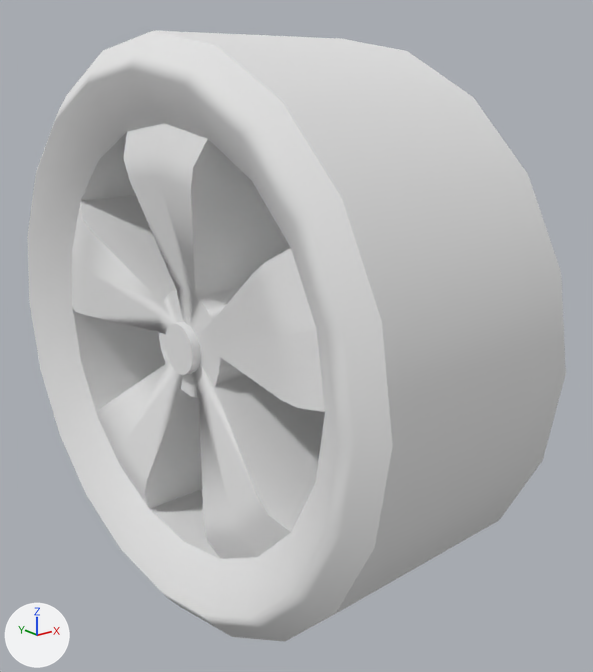
One commit to the OBJ model OpenGL/Models/car_rightfrontwheel.obj: the scene before it, then after it.
Rendered twice from a camera (50 mm lens) standing at (-1.088, -1.529, 0.57) and looking at (0.079, -0.069, -0.014). The lights are fixed; the arrows at lower left show +X, +Y and +Z. Where no turn or scale is listed for an object, it has been applied to the vertices.

Names of what the first picture shows: 'car_rightfrontwheel'.
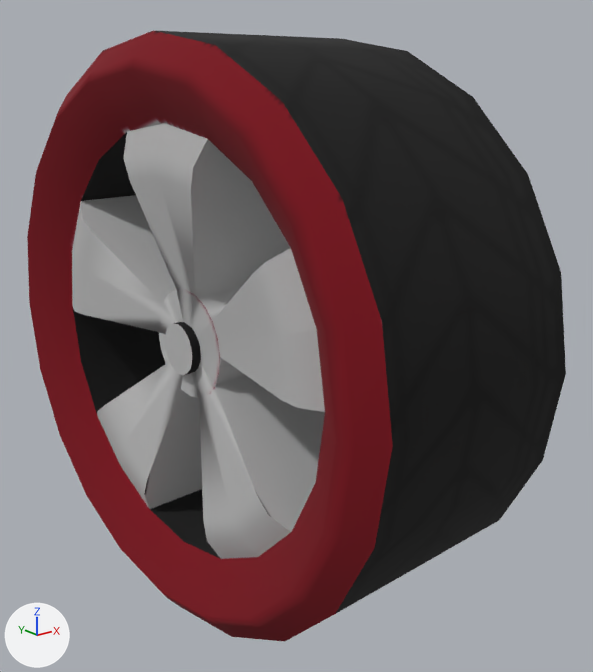
The newer file is also turned or shifted as a whole; pictures and numbers use the older file's frame.

Location of each change, (x1, y1, x2, y2) in pixels of the pictures (593 x 672 px):
'car_rightfrontwheel', surface changed
    both: (27, 30, 566, 642)

The change, as a diff of the scene's bpy script:
```diff
--- a/OpenGL/Models/car_rightfrontwheel.obj.py
+++ b/OpenGL/Models/car_rightfrontwheel.obj.py
@@ img_texture_png @@
+img_texture_png = load_image('Texture.png', 'Texture.png', 1024, 1024, 'sRGB')
@@ mat_lambert6sg @@
 mat_lambert6sg = principled_material('lambert6SG')
-mat_lambert6sg.base_color = (0.8, 0.8, 0.8)  # white #e7e7e7
+mat_lambert6sg.texture = img_texture_png
 mat_lambert6sg.roughness = 1.0
```
